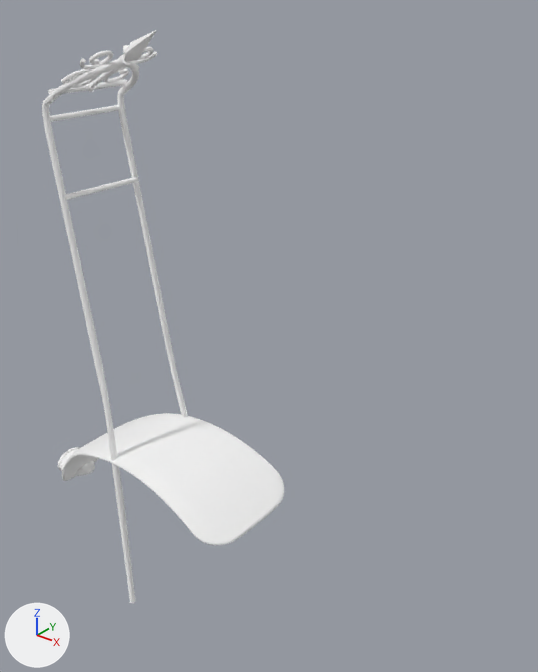
The glTF model Data/BikesV2/kits/lodestar_chopper__tail3.glb as it was, and as the next commit left it.
Before and after are seen from a 50 mm camera at (0.941, -0.857, 1.537) aimed at (0.199, 0.071, 0.962). The axes (+X, +Y, +Z) are drawn at lower left. The lights are the same throughout. The picture after the commit comes second. Vertices at exactly the same position are counted once.

In view in the first picture: 'lodestar_chopper__tail3'.
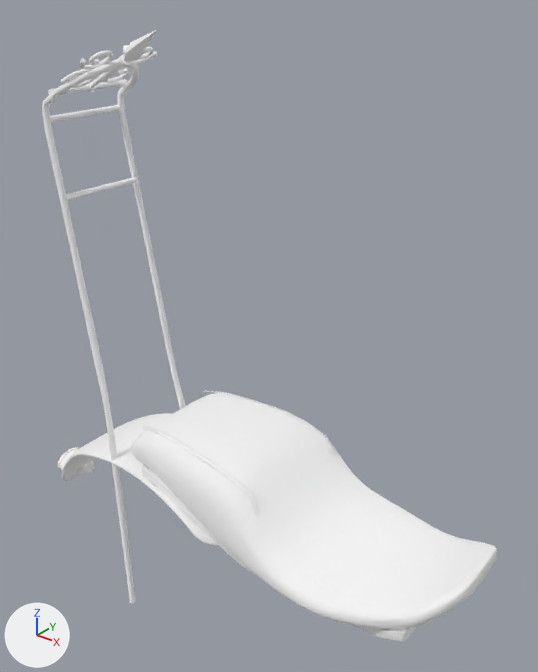
What differs and where, as boxes [x1, y1, x2, y2] in the pictures (538 x 672 px):
'lodestar_chopper__tail3', reshaped (88% wider, 7% taller)
    before: [42, 31, 284, 603]
    after: [42, 31, 497, 642]
part 1 of me_mesh_0, added
    after: [131, 390, 497, 642]

Edits to the bpy script that builds the scene:
```text
Add mat_s105:
    mat_s105 = principled_material('s105')
    mat_s105.base_color = (1.0, 1.0, 1.0)  # white #ffffff
    mat_s105.metallic = 1.0
    mat_s105.roughness = 1.0
Add mat_s012:
    mat_s012 = principled_material('s012')
    mat_s012.base_color = (1.0, 1.0, 1.0)  # white #ffffff
    mat_s012.metallic = 1.0
    mat_s012.roughness = 1.0
Change me_mesh_0:
    used by ob_lodestar_chopper__tail3; location = (0.0, 0.0, 0.0)
    remove me_mesh_0.from_pydata(...)  # 13277 vertices, 26342 faces; spans x -0.363..0.23, y -0.134..0.134, z 0.359..1.459
    add me_mesh_0.from_pydata(...)  # 21237 vertices, 35024 faces; spans x -0.363..0.664, y -0.147..0.147, z 0.359..1.459
    me_mesh_0 part 1: 7960 vertices added at x -0.03..0.664, y -0.147..0.147, z 0.606..0.802
    add me_mesh_0.materials.append(mat_s012)  # white #ffffff
    add me_mesh_0.materials.append(mat_s105)  # white #ffffff
```
